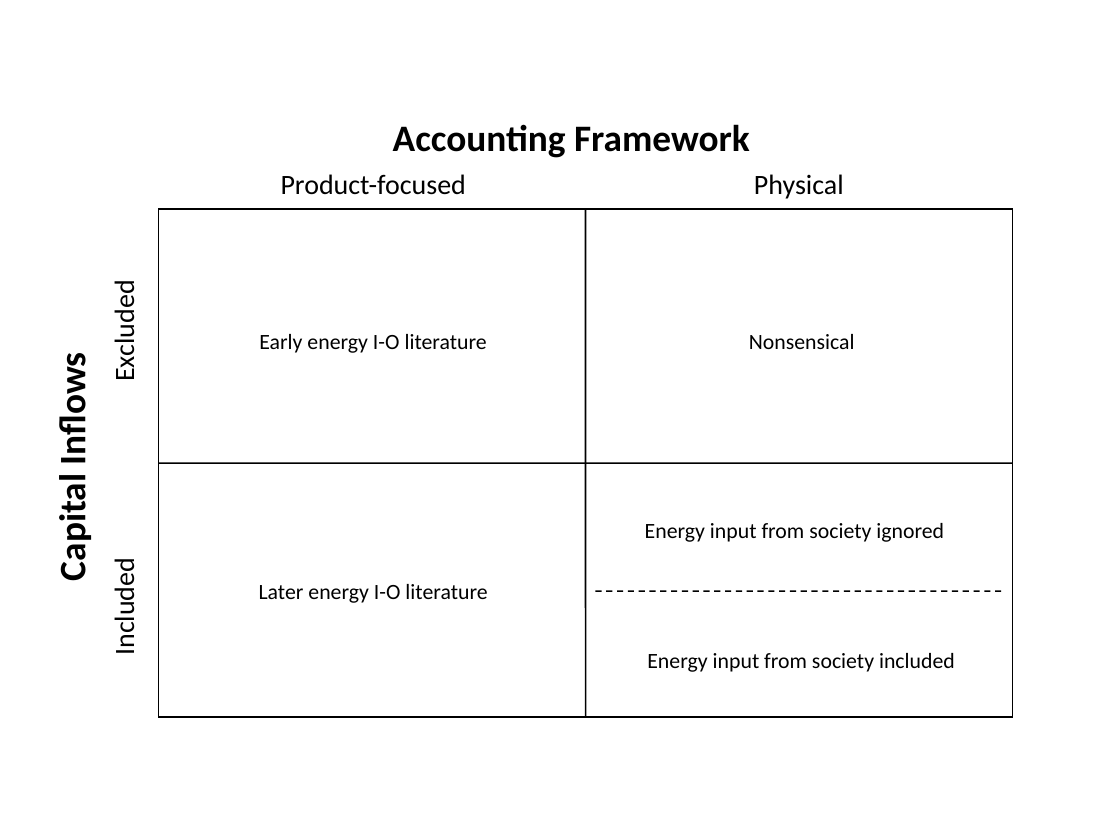
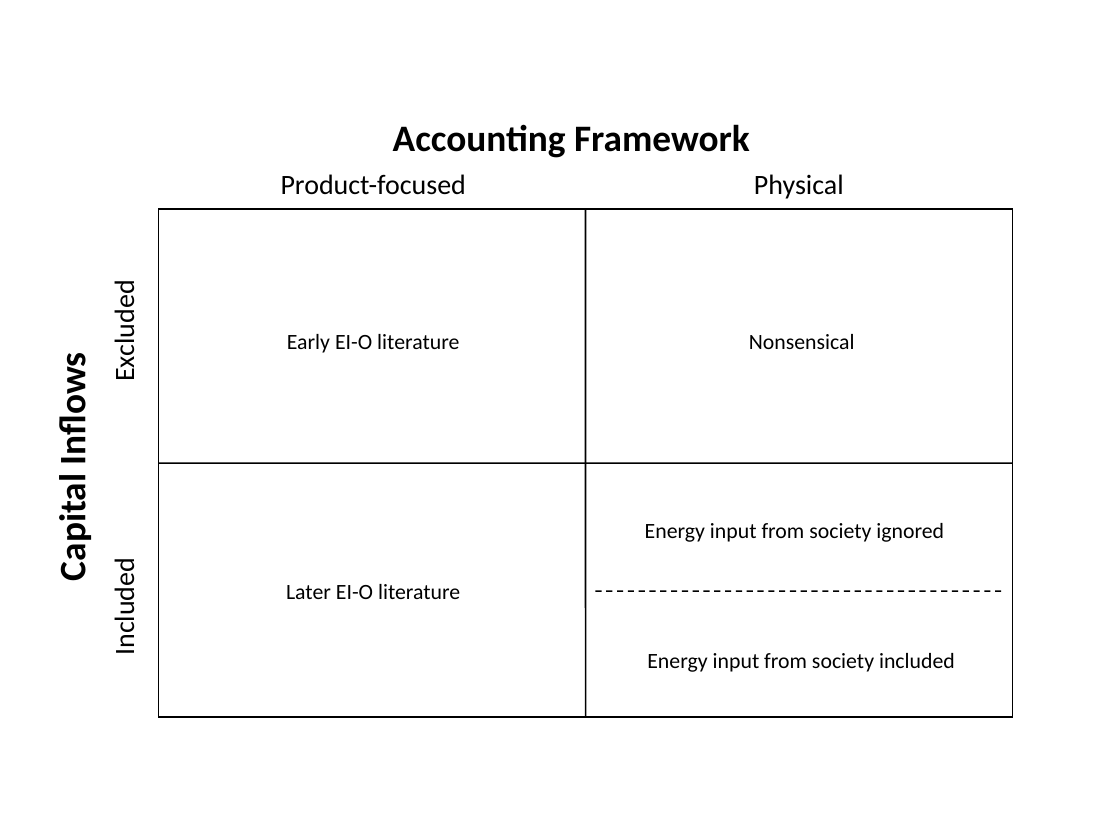
Before and after one commit to MatthewHeun/Dynamic-IO-Modeling, a slide deck: slide 1 of Manuscript/Book_take_2/Part_3/Chapter_Implications/Images/Grid.ppt. Drawn at 1120x840 pixels with LibreOffice and Linux fonts; fonts in the diff are those of the drawing. Boxes give left, top, right and bottom in pixels: in the first picture for what was removed or moved away, otherwise in the second. Text is boxed around its words. In the diff, an @@ line names an element or a change of style, - is before the commit and + after.

```diff
--- a/Manuscript/Book_take_2/Part_3/Chapter_Implications/Images/Grid.ppt
+++ b/Manuscript/Book_take_2/Part_3/Chapter_Implications/Images/Grid.ppt
@@ text at [287,334,459,353]: text changed @@
-Early energy I-O literature
+Early EI-O literature
@@ text at [286,584,460,599]: text changed @@
-Later energy I-O literature
+Later EI-O literature
```
Also in this commit, not shown: 4 other files.
